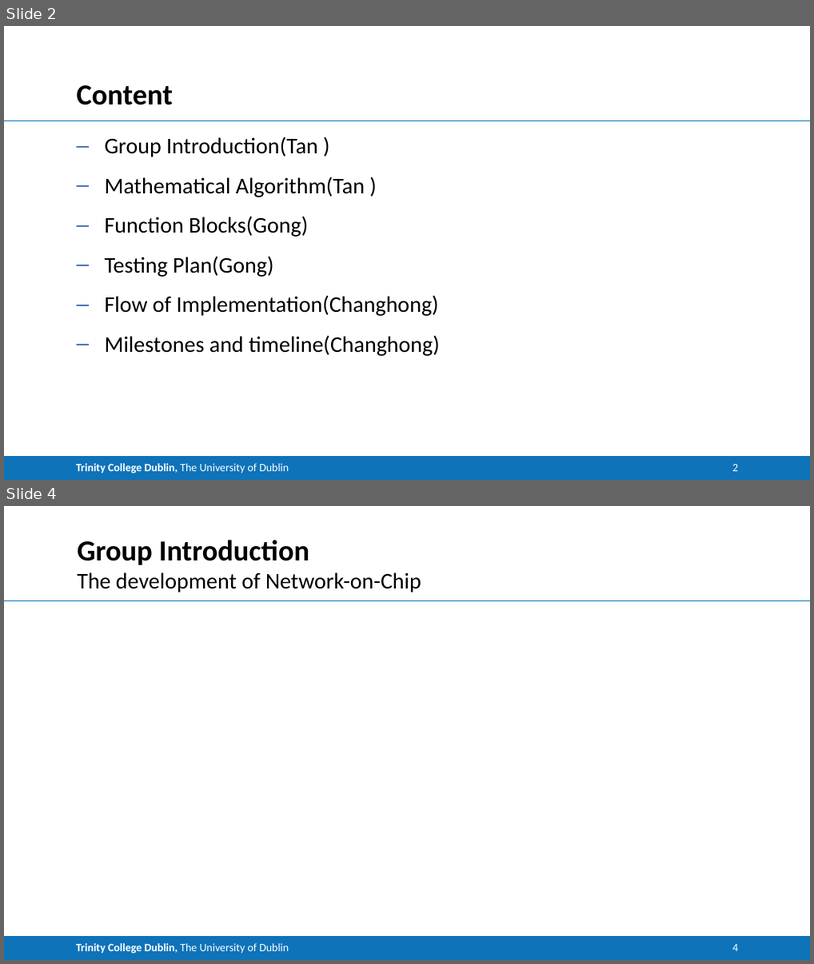
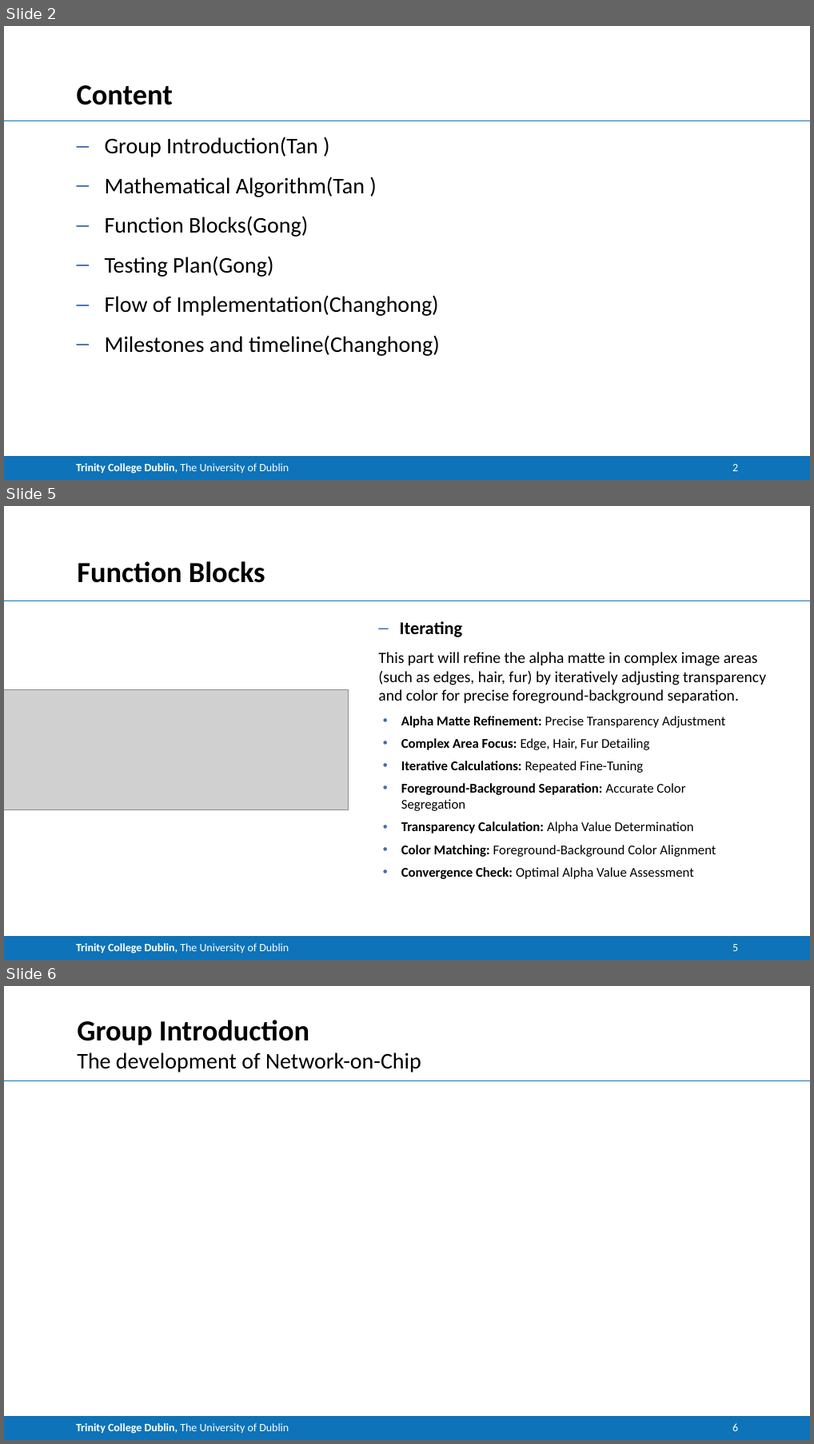
Before and after one commit to CNStanLee/CM_Matting, a slide deck: 002Matlab Project/Project.pptx. Shown one above the other, each under a label of ours: slides 2 and 4 before the commit, slides 2, 5 and 6 after it; the slides between them are not shown. The pictures are 814x964 and 814x1444 pixels, drawn with LibreOffice and Linux fonts; fonts in the diff are those of the drawing; grey boxes stand for pictures. Boxes give left, top, right and bottom in pixels: in the first picture for what was removed or moved away, otherwise in the second. Text is boxed around its words. In the diff, an @@ line names an element or a change of style, - is before the commit and + after.

Commit message:
PPT

```diff
--- a/002Matlab Project/Project.pptx
+++ b/002Matlab Project/Project.pptx
@@ slide 5 added at [4, 506, 810, 960], background #FFFFFF; not listed: 2 template elements that a slide beside it also shows @@
@@ title added at [77, 561, 266, 583], 26 pt, text #000000, bold @@
+Function Blocks
@@ text added at [378, 621, 766, 704], 14 pt, text #000000 @@
+– Iterating
+This part will refine the alpha matte in complex image areas (such as edges, hair, fur) by iteratively adjusting transparency and color for precise foreground-background separation.
@@ picture added at [4, 690, 348, 810] @@
@@ text added at [402, 716, 726, 879], 12 pt, text #000000 @@
+  • Alpha Matte Refinement: Precise Transparency Adjustment
+  • Complex Area Focus: Edge, Hair, Fur Detailing
+  • Iterative Calculations: Repeated Fine-Tuning
+  • Foreground-Background Separation: Accurate Color Segregation
+  • Transparency Calculation: Alpha Value Determination
+  • Color Matching: Foreground-Background Color Alignment
+  • Convergence Check: Optimal Alpha Value Assessment
@@ page number added at [733, 944, 738, 951], 10 pt, text #FFFFFF @@
+5
@@ what was slide 4 is now slide 6 @@
@@ page number at [733, 1423, 738, 1431]: text changed @@
-4
+6
```
Also in this commit, not shown: 1 slide changed, 2 other slides added, 1 slide removed.
